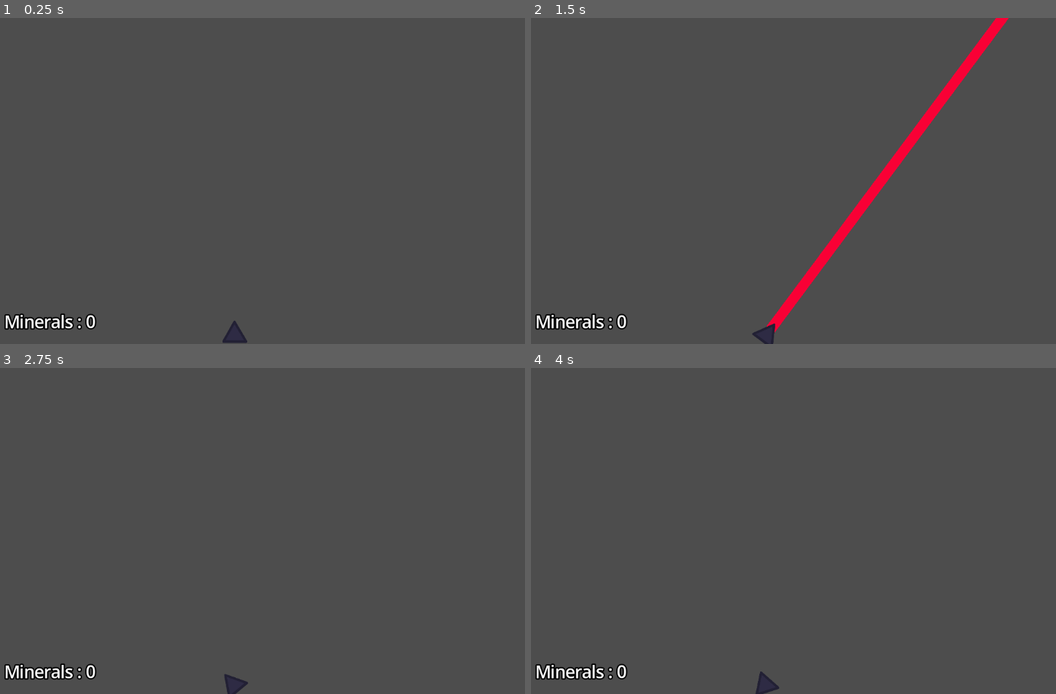
Above: before the commit, frames 1-4 (two rows, left to right).
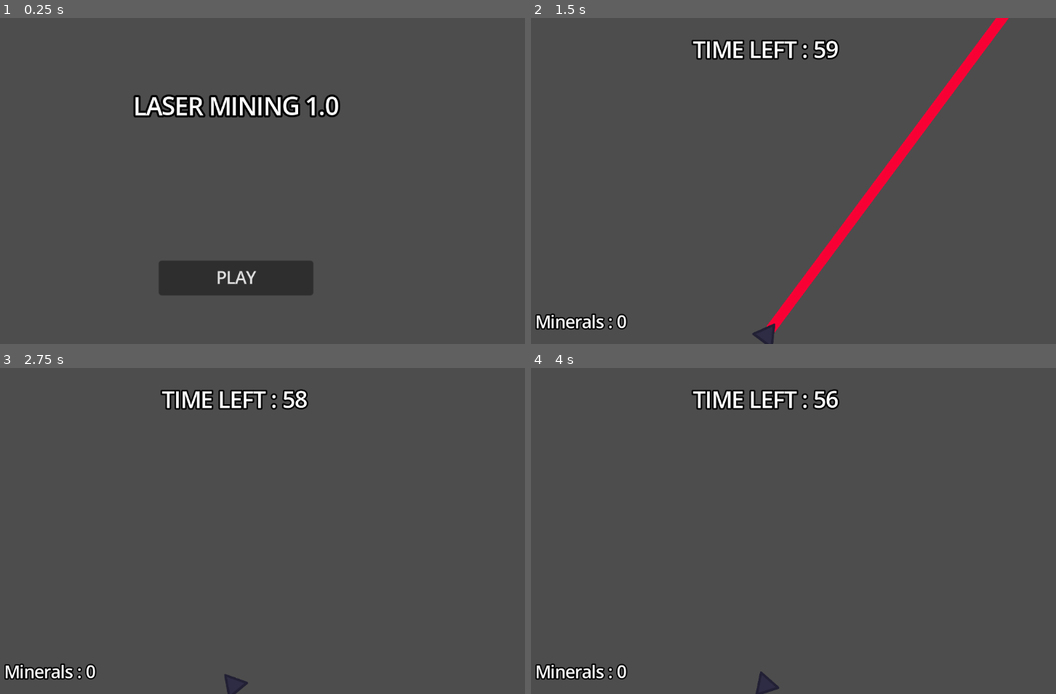
Above: after the commit, the same moments.

Repository: Kalloxxo/laser-shit
Game: Godot game, scene res://scenes/fartt.tscn
The game is run twice, just before and just after one commit, with the same random seed, the same clock (stepped at 60 frames per second) and the same inputs.
Inputs (mouse positions are in pixels of both pictures, inside the frame that each line leads up to):
- Up to frame 1 (0.25 s): no input
- Up to frame 2 (1.5 s): click (767, 278) at 0.5 s, where only the run after the commit has a clickable "PLAY"; tap Enter at 1.25 s; move the mouse to (893, 164) at 1.27 s; hold Space (fart) from 1.28 s (still down)
- Up to frame 3 (2.75 s): move the mouse to (120, 547) at 2.02 s; release Space (fart) at 2.03 s; tap Space (fart) at 2.1 s
- Up to frame 4 (4 s): tap Space (fart) at 2.75, 3.6 s; move the mouse to (825, 459) at 2.77 s; hold Space (fart) 2.78-3.53 s; tap Enter at 3.5 s; move the mouse to (735, 596) at 3.52 s

The runs differ from the first frame. In frame 1, 5.9% of the frame differs, in the area x 0-65%, y 23-100%; in frame 2, 1.2%; in frame 3, 1.2%; in frame 4, 1.1%.

Commit message:
Wave + timer
added a wave system (UNCOMPLETE) and a timer (PARTIALLY UNCOMPLETE DUE TO NO SCALING)
will do..it..later aka tommorrow because my mind is..so fucked rn
uhh will add, scaling and a proper intermission with upgrade(s)

Diff:
--- a/scenes/fartt.tscn
+++ b/scenes/fartt.tscn
@@ -5,35 +5,101 @@
 
 [sub_resource type="GDScript" id="GDScript_bo1ho"]
 script/source = "extends Node
+#This node is for controlling the game. aka the spawns and what not.
+
+#Connections
+@onready var play_button: Button = $\"../PlayButton\"
+@onready var Currency: Label = $\"../Label\"
+@onready var ray_cast_2d: RayCast2D = $\"../RayCast2D\"
+@onready var timer: Label = $\"../Timer\"
+@onready var title: Label = $\"../Title\"
 
 
-@onready var Currency: Label = $\"../Label\"
-#This node is for controlling the game. aka the spawns and what not.
+#Meteor types.
 var Meteor2 = preload(\"res://meteor_2.tscn\")
 var Meteor = preload(\"res://scenes/meteor.tscn\")
+
+#Variables.
+var TimeLeft = 60
 var minerals = 0
+var meteorsLeft = 0
+var MeteorsToSpawn = 5
+var playing = false
+var intermission = false
+var WaveCounter = 0
 
-func _process(delta: float) -> void:
+#Code below! beware!
+
+func _process(_delta: float) -> void:
 	Currency.text = \"Minerals : \" + str(minerals)
 
+
+
+
+
+# This timer runs every 4.2 seconds, its used for spawning meteors and handling meteor related variables sometimes.
 func _on_timer_timeout() -> void:
-	var weight = randi_range(1,3)
-	var choosen_meteor = null
-	if weight <= 2:
-		choosen_meteor = Meteor
-	else:
-		choosen_meteor = Meteor2
-	var instance = choosen_meteor.instantiate()
-	var random_x_pos = randi_range(-237, 241)
-	var random_y_pos = randi_range(-131, 75)
-	instance.position = Vector2(random_x_pos, random_y_pos)
-	add_child(instance)
+	if playing == true and intermission == false and  MeteorsToSpawn > 0:
+		var weight = randi_range(1,3)
+		var choosen_meteor = null
+		if weight <= 2:
+			choosen_meteor = Meteor
+		else:
+			choosen_meteor = Meteor2
+		var instance = choosen_meteor.instantiate()
+		var random_x_pos = randi_range(-237, 241)
+		var random_y_pos = randi_range(-131, 75)
+		instance.position = Vector2(random_x_pos, random_y_pos)
+		add_child(instance)
+		MeteorsToSpawn -= 1
+
+		meteorsLeft += 1
+
+
+
+
+func _on_play_button_pressed() -> void:
+	playing = true
+	intermission = false
+	play_button.visible = false
+	ray_cast_2d.visible = true
+	Currency.visible = true
+	WaveCounter += 1
+	title.visible = false
+
+#The timer below runs every second, handling most game logic.
+func _on_timer_2_timeout() -> void:
+	if intermission == true:
+		ray_cast_2d.visible = false
+		play_button.visible = true
+	if MeteorsToSpawn <= 0 and meteorsLeft <= 0:
+		TimeLeft = 0
+	print(meteorsLeft)
+	print(MeteorsToSpawn)
+
+	if playing == true and intermission == false:
+		timer.visible = true
+		TimeLeft -= 1
+		timer.text = \"TIME LEFT : \" + str(TimeLeft)
+		if TimeLeft <= 0:
+			meteorsLeft = 0
+			intermission = true
+			TimeLeft = 60
+			MeteorsToSpawn = 5
+			timer.visible = false
+			ray_cast_2d.visible = false
+			playing = false
+			var fart = get_children()
+			for child in fart:
+				if child is Evil_meteor:
+					child.queue_free()
 
 "
 
 [node name="Node2D" type="Node2D" unique_id=42832220]
 
 [node name="RayCast2D" type="RayCast2D" parent="." unique_id=1969228750]
+visible = false
 position = Vector2(0, 152.00002)
 rotation = -1.5740972
 enabled = false
@@ -65,7 +131,11 @@
 wait_time = 4.2
 autostart = true
 
+[node name="Timer2" type="Timer" parent="Gamecontroller" unique_id=1947847568]
+autostart = true
+
 [node name="Label" type="Label" parent="." unique_id=1925039528]
+visible = false
 offset_left = -225.0
 offset_top = 121.0
 offset_right = -136.0
@@ -75,4 +145,36 @@
 horizontal_alignment = 1
 vertical_alignment = 1
 
+[node name="PlayButton" type="Button" parent="." unique_id=307461048]
+offset_left = -74.0
+offset_top = 78.0
+offset_right = 77.0
+offset_bottom = 112.0
+text = "PLAY"
+
+[node name="Timer" type="Label" parent="." unique_id=1355247547]
+visible = false
+offset_left = -83.0
+offset_top = -150.0
+offset_right = 83.0
+offset_bottom = -105.0
+theme_override_constants/outline_size = 7
+theme_override_font_sizes/font_size = 21
+text = "TIME LEFT :"
+horizontal_alignment = 1
+vertical_alignment = 1
+
+[node name="Title" type="Label" parent="." unique_id=1376933946]
+offset_left = -99.0
+offset_top = -106.0
+offset_right = 102.0
+offset_bottom = -38.0
+theme_override_constants/outline_size = 9
+theme_override_font_sizes/font_size = 23
+text = "LASER MINING 1.0"
+horizontal_alignment = 1
+vertical_alignment = 1
+
 [connection signal="timeout" from="Gamecontroller/Timer" to="Gamecontroller" method="_on_timer_timeout"]
+[connection signal="timeout" from="Gamecontroller/Timer2" to="Gamecontroller" method="_on_timer_2_timeout"]
+[connection signal="pressed" from="PlayButton" to="Gamecontroller" method="_on_play_button_pressed"]
--- a/scripts/ray_cast_2d.gd
+++ b/scripts/ray_cast_2d.gd
@@ -9,7 +9,7 @@
 
 # Called every frame. 'delta' is the elapsed time since the previous frame.
 func _process(delta: float) -> void:
-	if Input.is_action_pressed("fart"):
+	if Input.is_action_pressed("fart") and gamecontroller.playing == true:
 		enabled = true
 		force_raycast_update()
 		line_2d.visible = true
@@ -19,6 +19,7 @@
 			if fart.health <= 0:
 				gamecontroller.minerals += fart.reward
 				fart.queue_free()
+				gamecontroller.meteorsLeft -= 1
 
 
 	if Input.is_action_just_released("fart"):
Not shown, changed: README.md
